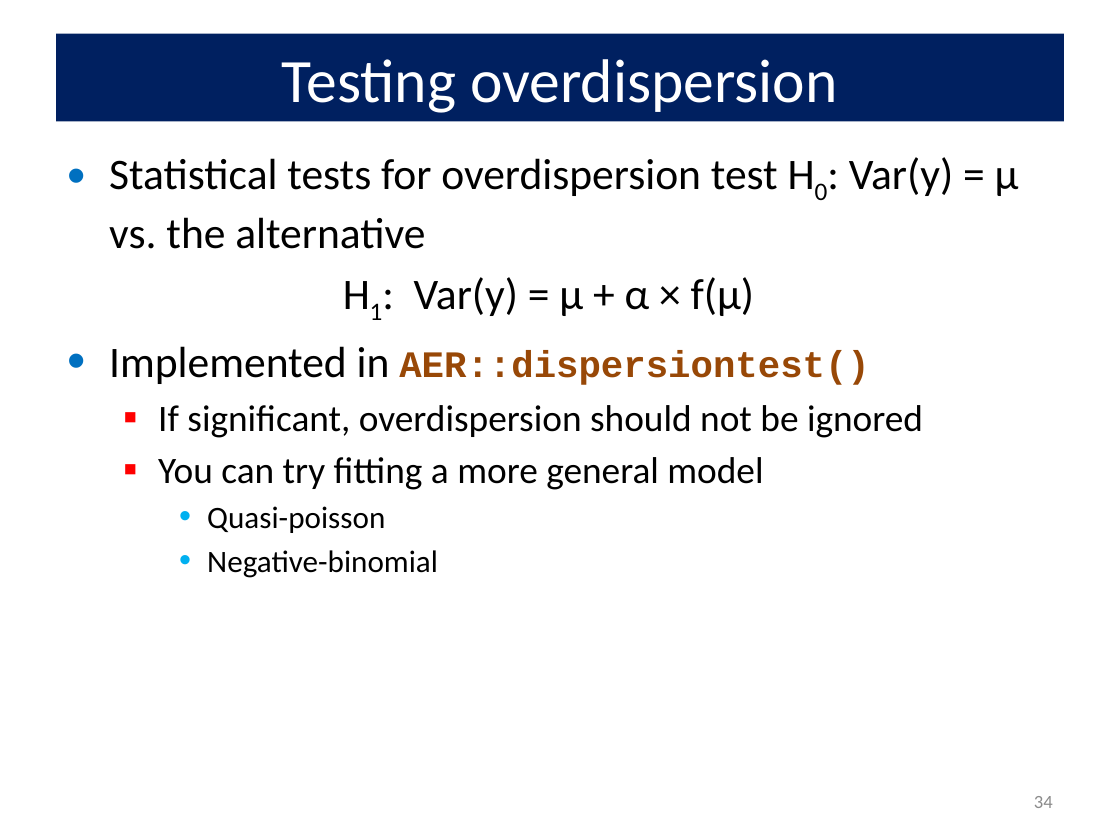
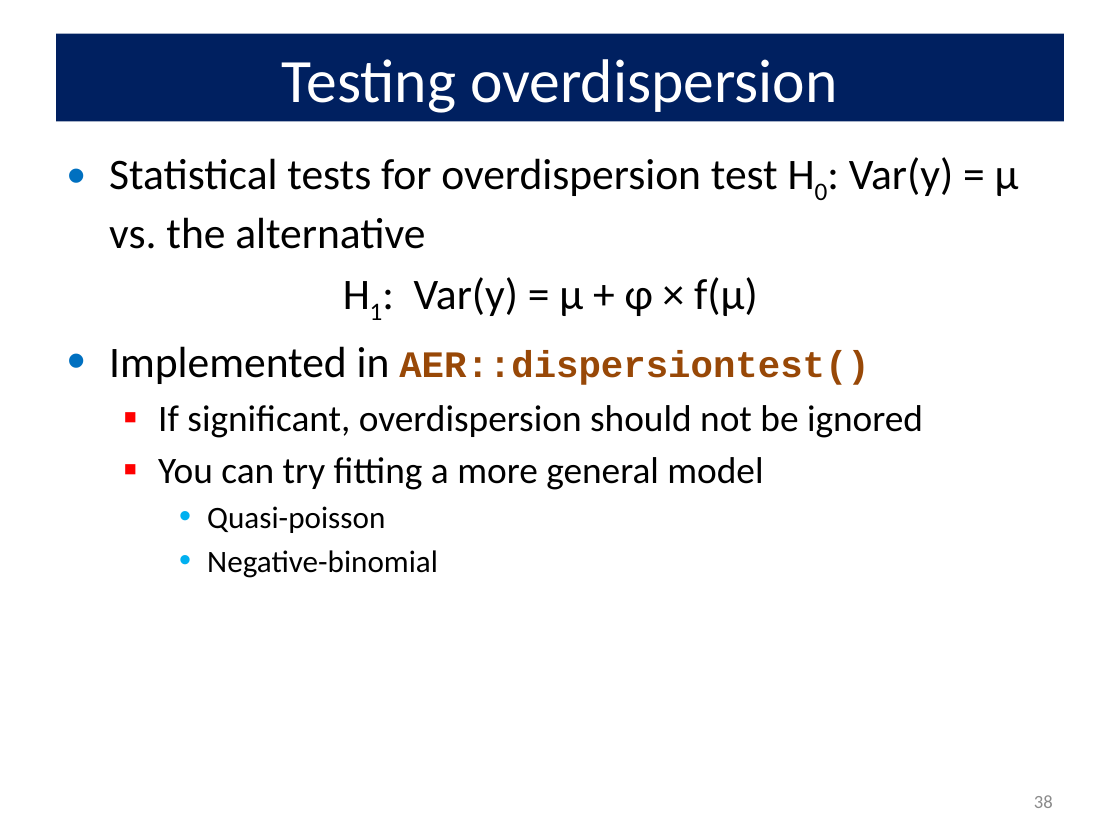
Before and after one commit to friendly/psy6136, a slide deck: slide 38 of lectures/09-CountData.pptx (slide 34 before the commit). Drawn at 1120x840 pixels with LibreOffice and Linux fonts; fonts in the diff are those of the drawing. Boxes give left, top, right and bottom in pixels: in the first picture for what was removed or moved away, otherwise in the second. Text is boxed around its words. In the diff, an @@ line names an element or a change of style, - is before the commit and + after.

```diff
--- a/lectures/09-CountData.pptx
+++ b/lectures/09-CountData.pptx
@@ text at (x1=414, y1=277, x2=758, y2=316): text changed @@
-H1: Var(y) = μ + α × f(μ)
+H1: Var(y) = μ + φ × f(μ)
@@ page number at (x1=1034, y1=795, x2=1053, y2=808): text changed @@
-34
+38
```
Also in this commit, not shown: 11 other slides changed, 5 slides added, 3 other files.
